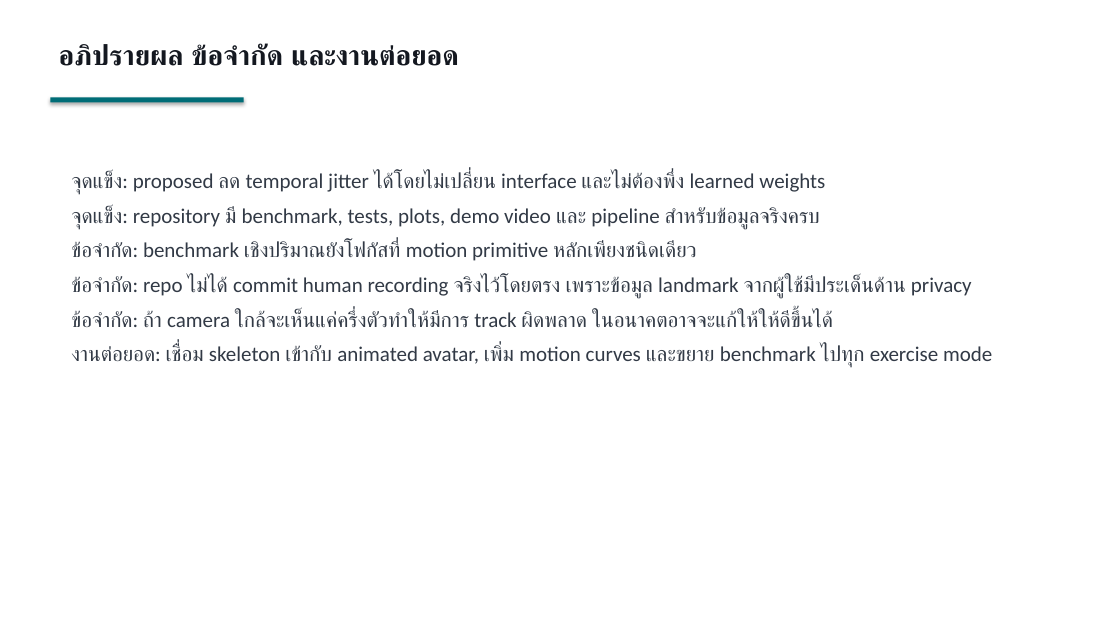
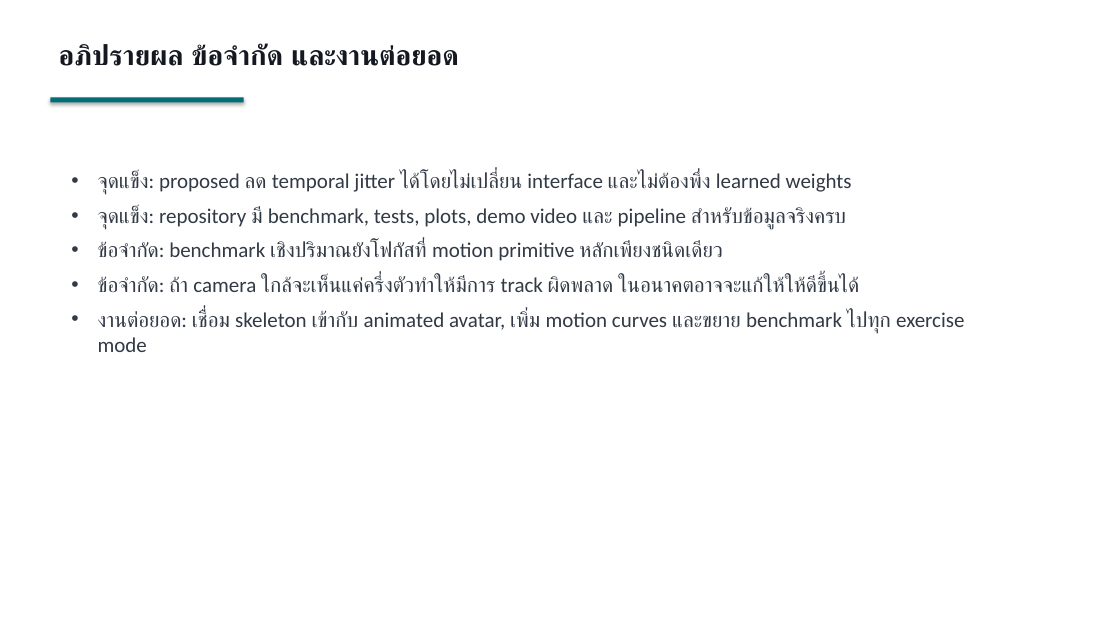
Before and after one commit to thipbadee/computer-animation-project-, a slide deck: slide 12 of report/presentation.pptx (slide 11 before the commit). Drawn at 1120x630 pixels with LibreOffice and Linux fonts; fonts in the diff are those of the drawing. Boxes give left, top, right and bottom in pixels: in the first picture for what was removed or moved away, otherwise in the second. Text is boxed around its words. In the diff, an @@ line names an element or a change of style, - is before the commit and + after.

```diff
--- a/report/presentation.pptx
+++ b/report/presentation.pptx
@@ text "จุดแข็ง: proposed ลด temporal jitter ..." at bbox=[98, 172, 964, 333]: bullet none to • @@
@@ text at bbox=[71, 276, 972, 299]: paragraph removed @@
-ข้อจำกัด: repo ไม่ได้ commit human recording จริงไว้โดยตรง เพราะข้อมูล landmark จากผู้ใช้มีประเด็นด้าน privacy
```
Also in this commit, not shown: 6 other slides changed, 1 slide added.
